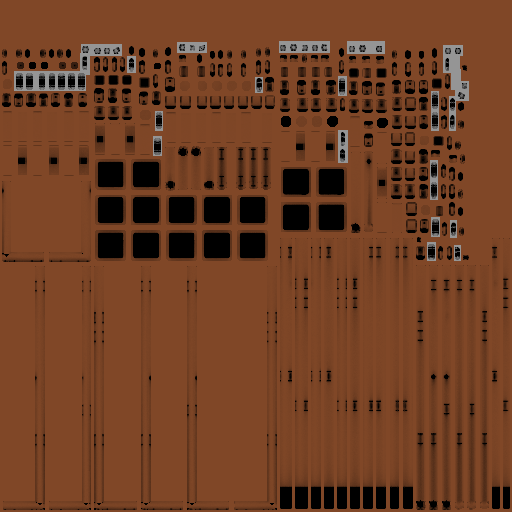
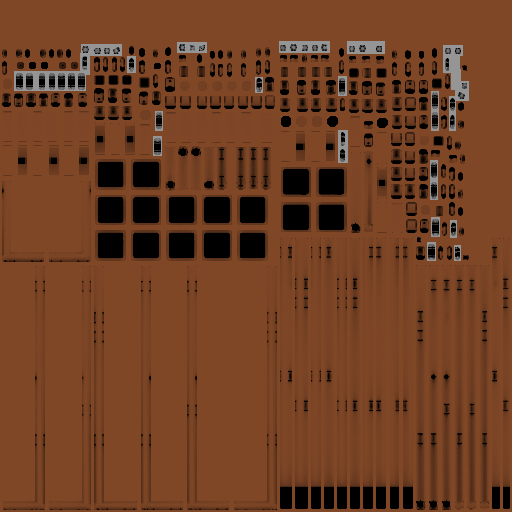
Comparing the layer stacks of the two 512 x 512 images. Changes:
painted on "PGA_DKGantry_CommonMount2t.png" over (2, 252, 277, 510)
